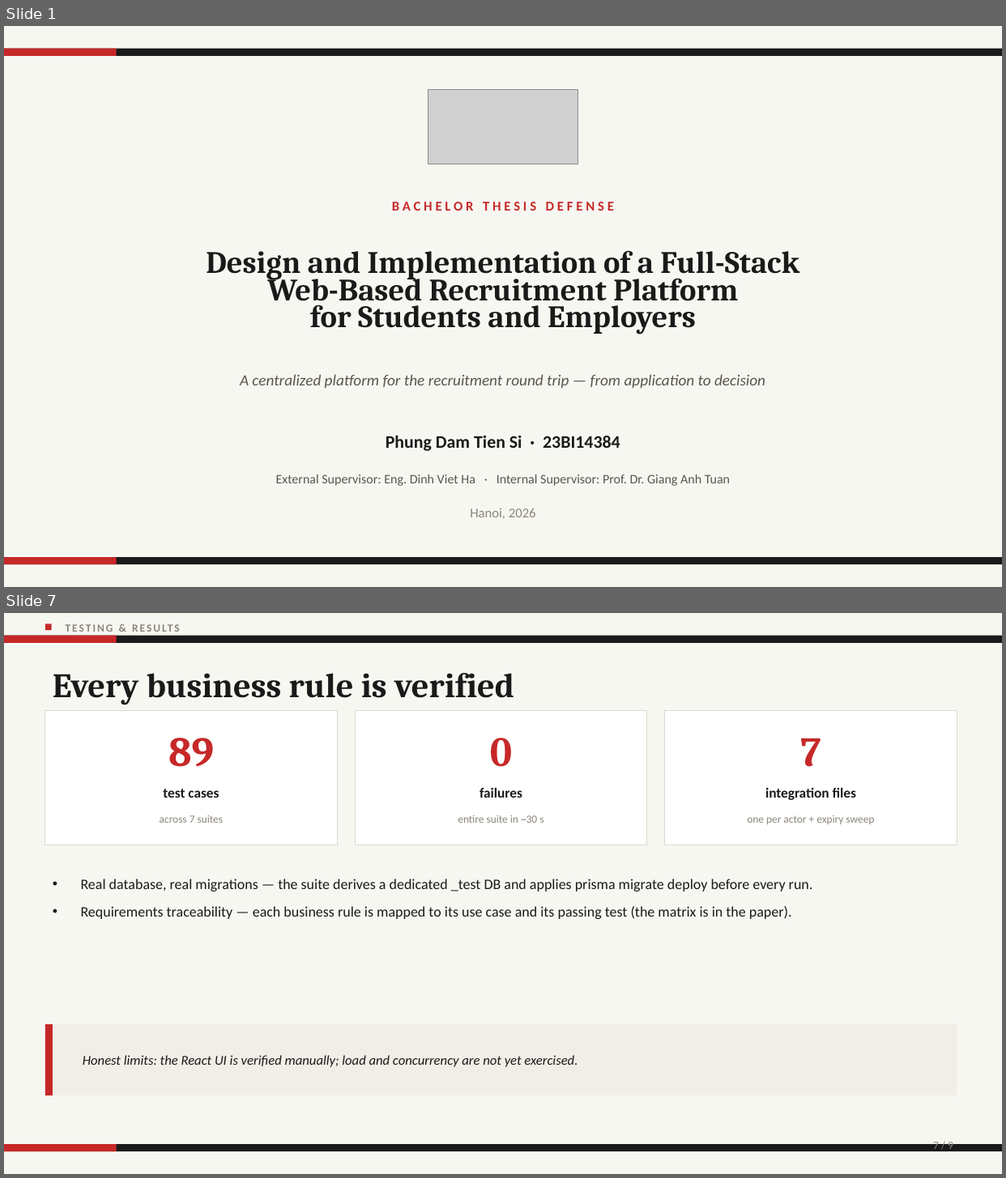
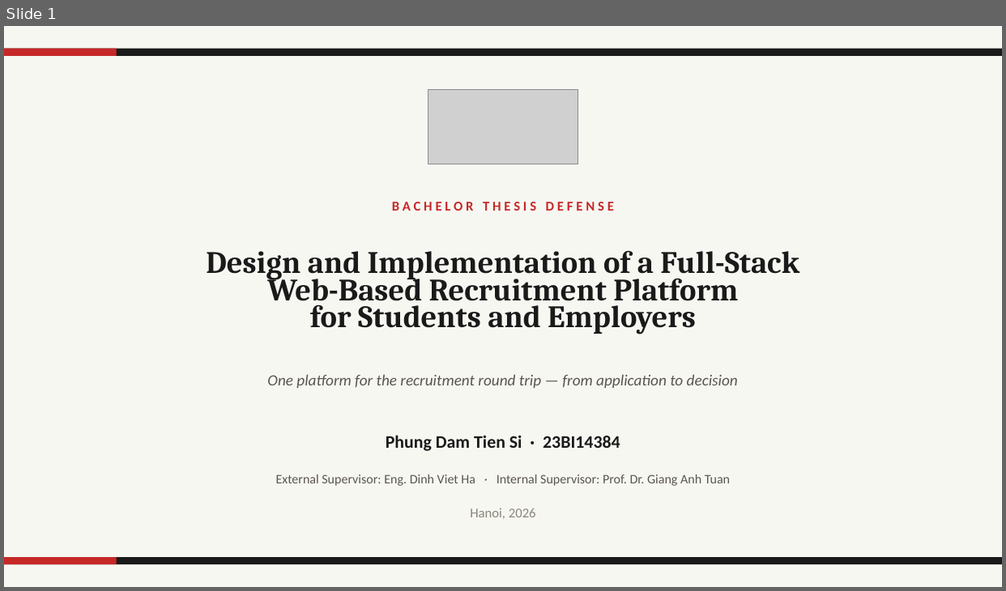
Before and after one commit to SiPhung953/Bachelor-Thesis-Report, a slide deck: presentation/defense-deck.pptx. Shown one above the other, each under a label of ours: slides 1 and 7 before the commit, slide 1 after it; the slides between them are not shown. The pictures are 1006x1178 and 1006x591 pixels, drawn with LibreOffice and Linux fonts; fonts in the diff are those of the drawing; grey boxes stand for pictures. Boxes give left, top, right and bottom in pixels: in the first picture for what was removed or moved away, otherwise in the second. Text is boxed around its words. In the diff, an @@ line names an element or a change of style, - is before the commit and + after.

```diff
--- a/presentation/defense-deck.pptx
+++ b/presentation/defense-deck.pptx
@@ slide 7 removed at bbox=[4, 613, 1002, 1174], background #F7F7F2 @@
@@ rectangle removed at bbox=[4, 636, 1002, 643] @@
@@ rectangle removed at bbox=[4, 636, 117, 643] @@
@@ rectangle removed at bbox=[45, 624, 52, 630] @@
@@ text removed at bbox=[58, 618, 844, 636] @@
-TESTING & RESULTS
@@ text removed at bbox=[53, 673, 514, 705] @@
-Every business rule is verified
@@ rectangle removed at bbox=[45, 710, 337, 845] @@
@@ rectangle removed at bbox=[355, 710, 647, 845] @@
@@ rectangle removed at bbox=[665, 710, 957, 845] @@
@@ text removed at bbox=[168, 738, 214, 767] @@
-89
@@ text removed at bbox=[490, 738, 512, 767] @@
-0
@@ text removed at bbox=[800, 738, 820, 767] @@
-7
@@ text removed at bbox=[163, 789, 219, 798] @@
-test cases
@@ text removed at bbox=[479, 788, 522, 798] @@
-failures
@@ text removed at bbox=[765, 788, 856, 800] @@
-integration files
@@ text removed at bbox=[160, 815, 224, 823] @@
-across 7 suites
@@ text removed at bbox=[458, 815, 543, 823] @@
-entire suite in ~30 s
@@ text removed at bbox=[747, 815, 874, 824] @@
-one per actor + expiry sweep
@@ text removed at bbox=[81, 879, 813, 919] @@
-• Real database, real migrations — the suite derives a dedicated _test DB and applies prisma migrate deploy before every run.
-• Requirements traceability — each business rule is mapped to its use case and its passing test (the matrix is in the paper).
@@ rectangle removed at bbox=[45, 1024, 957, 1096] @@
@@ rectangle removed at bbox=[45, 1024, 53, 1096] @@
@@ text removed at bbox=[83, 1055, 577, 1067] @@
-Honest limits: the React UI is verified manually; load and concurrency are not yet exercised.
@@ rectangle removed at bbox=[4, 1144, 1002, 1152] @@
@@ rectangle removed at bbox=[4, 1144, 117, 1152] @@
@@ text removed at bbox=[933, 1140, 953, 1152] @@
-7 / 9
@@ slide 1 changed as well @@
@@ text at bbox=[267, 374, 738, 388]: text changed @@
-A centralized platform for the recruitment round trip — from application to decision
+One platform for the recruitment round trip — from application to decision
```
Also in this commit, not shown: 4 other slides changed, 21 slides added, 3 other slides removed, 7 other files.
